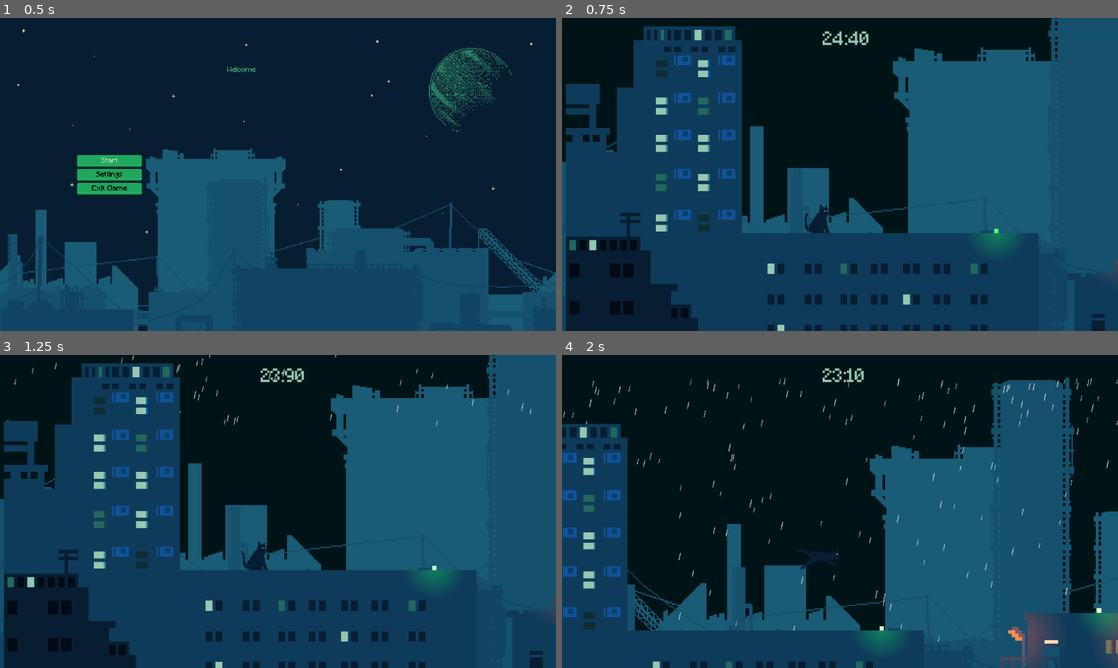
Above: before the commit, frames 1-4 (two rows, left to right).
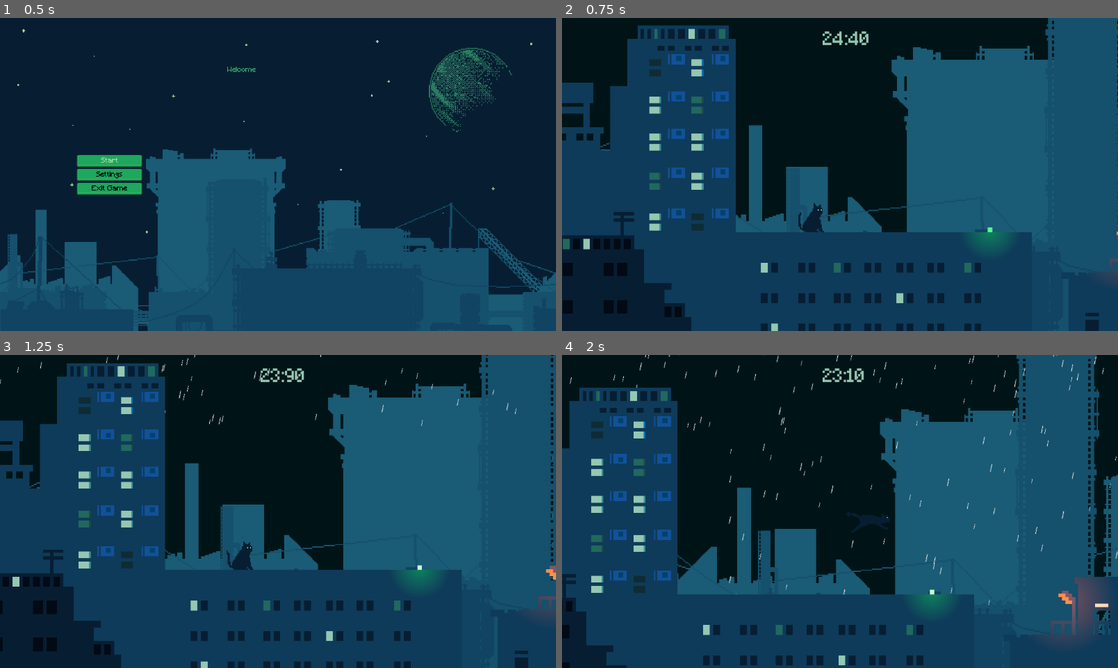
Above: after the commit, the same moments.

Repository: DEVizzent/mermelada-jam-2023
Game: Godot game, scene res://Inicio/StartMenu.tscn
Two runs of this game, one before a commit and one after it. Both use one fixed random seed, a clock stepped at 60 frames per second and the inputs below.
Inputs (mouse positions are in pixels of both pictures, inside the frame that each line leads up to):
- Up to frame 1 (0.5 s): no input
- Up to frame 2 (0.75 s): click "Start" at 0.5 s
- Up to frame 3 (1.25 s): no input
- Up to frame 4 (2 s): move the mouse to (962, 495) at 1.27 s; hold Right (ui_right) from 1.28 s (still down); click (962, 495) at 1.42 s; tap Space (jump) at 1.52 s

Frame 1 is identical in both runs. In frame 2, 10% of the frame differs, in the area x 0-100%, y 0-100%; in frame 3, 14%; in frame 4, 34%.

Commit message:
Límites/smooth cámara

Diff:
--- a/LightEnvironment/orange_farol.tscn
+++ b/LightEnvironment/orange_farol.tscn
@@ -44,16 +44,3 @@
 position = Vector2(1.33334, -7)
 color = Color(76.93, 3.55, 0.6, 0.1)
 texture = SubResource("GradientTexture2D_7tcdf")
-
-[node name="OrangeFarol" type="AnimatedSprite2D" parent="."]
-position = Vector2(556, 171)
-rotation = -3.14159
-scale = Vector2(3, -3)
-sprite_frames = SubResource("SpriteFrames_ist40")
-autoplay = "default"
-frame_progress = 0.463731
-
-[node name="PointLight2D" type="PointLight2D" parent="OrangeFarol"]
-position = Vector2(1.33334, -7)
-color = Color(76.93, 3.55, 0.6, 0.1)
-texture = SubResource("GradientTexture2D_7tcdf")
--- a/Player/Player.tscn
+++ b/Player/Player.tscn
@@ -210,6 +210,12 @@
 [node name="Camera2D" type="Camera2D" parent="."]
 offset = Vector2(40, -80)
 zoom = Vector2(1.3, 1.3)
+limit_left = -460
+limit_top = -230
+limit_bottom = 420
+limit_smoothed = true
+position_smoothing_enabled = true
+position_smoothing_speed = 2.5
 
 [node name="CollisionShape2D" type="CollisionShape2D" parent="."]
 position = Vector2(4.5, 5.5)
